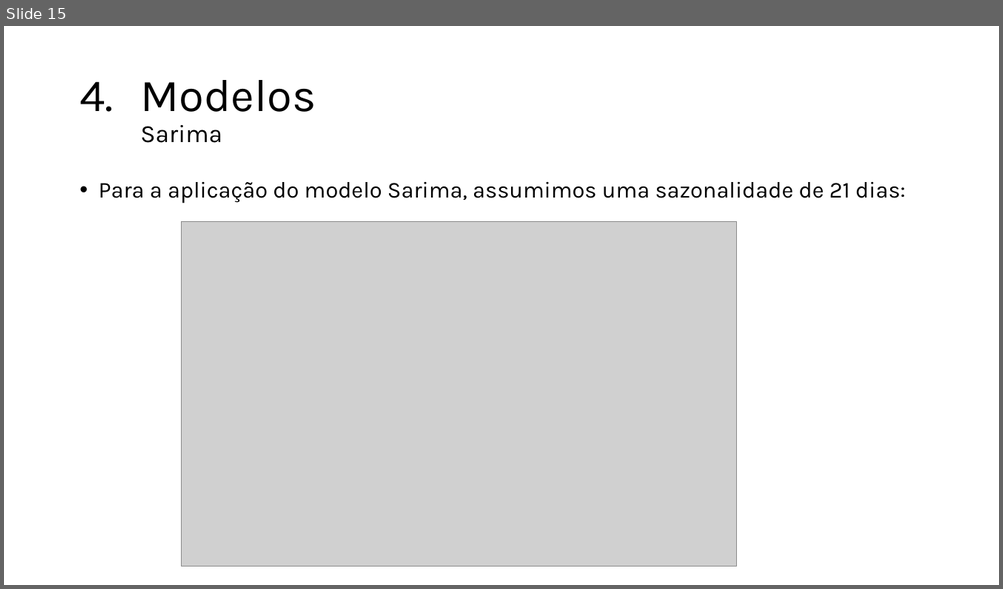
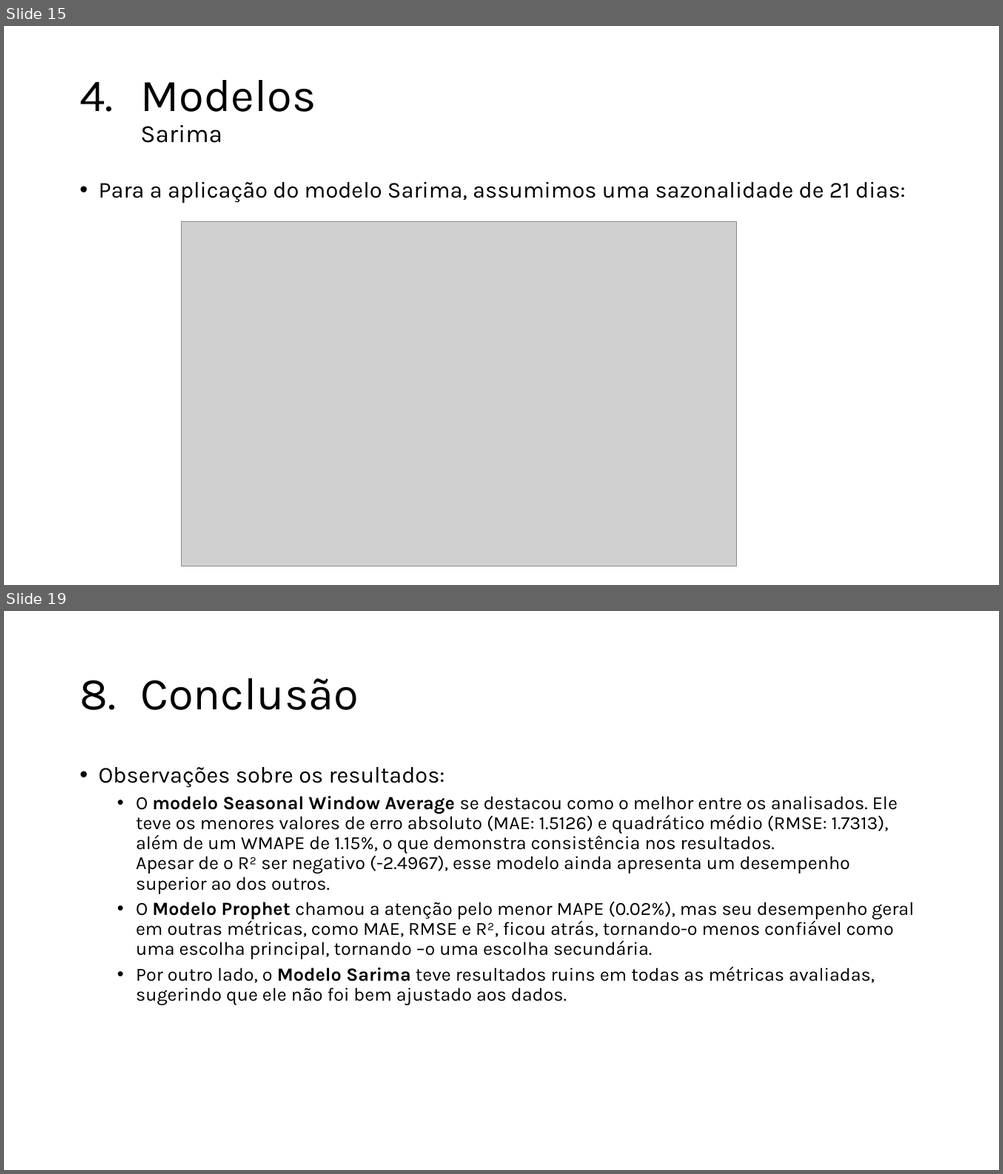
Before and after one commit to jdlmauricio/techalleg_fase_2, a slide deck: Tech Challenge 2.pptx. Shown one above the other, each under a label of ours: slide 15 before the commit, slides 15 and 19 after it; the slides between them are not shown. The pictures are 1003x589 and 1003x1174 pixels, drawn with LibreOffice and Linux fonts; fonts in the diff are those of the drawing; grey boxes stand for pictures; background and template pictures are left out. Boxes give left, top, right and bottom in pixels: in the first picture for what was removed or moved away, otherwise in the second. Text is boxed around its words. In the diff, an @@ line names an element or a change of style, - is before the commit and + after.

```diff
--- a/Tech Challenge 2.pptx
+++ b/Tech Challenge 2.pptx
@@ slide 19 added at [4, 611, 999, 1170], background picture (left out) @@
@@ title added at [140, 678, 358, 710], 44 pt, text #000000 @@
+8. Conclusão
@@ text added at [99, 767, 913, 1005], 18 pt, text #000000 @@
+• Observações sobre os resultados:
+  • O modelo Seasonal Window Average se destacou como o melhor entre os analisados. Ele teve os menores valores de erro absoluto (MAE: 1.5126) e quadrático médio (RMSE: 1.7313), além de um WMAPE de 1.15%, o que demonstra consistência nos resultados.
+    Apesar de o R² ser negativo (-2.4967), esse modelo ainda apresenta um desempenho superior ao dos outros.
+  • O Modelo Prophet chamou a atenção pelo menor MAPE (0.02%), mas seu desempenho geral em outras métricas, como MAE, RMSE e R², ficou atrás, tornando-o menos confiável como uma escolha principal, tornando –o uma escolha secundária.
+  • Por outro lado, o Modelo Sarima teve resultados ruins em todas as métricas avaliadas, sugerindo que ele não foi bem ajustado aos dados.
```
Also in this commit, not shown: 5 slides changed, 2 other slides added, 7 slides removed.
